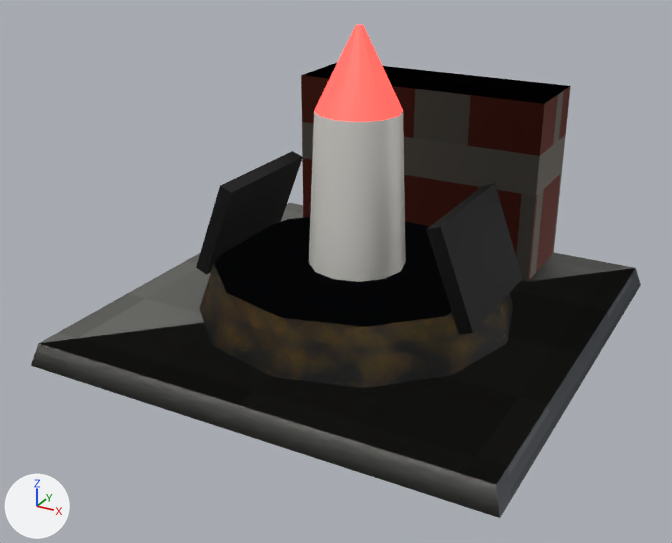
The glTF model rust-ra2/assets/models/soviet_nuclear_silo.glb: old version first, new version second.
Rendered twice from a camera (50 mm lens) standing at (4.56, -8.94, 5.06) and looking at (-0.08, -0.5, 0.84). Every picture has the same lights, and +X, +Y and +Z are marked at lower left. The picture after the commit comes second. Where no turn or scale is listed for an object, it has been applied to the vertices. Vertices at exactly the same position are counted once.

In view in the first picture: 'Hull', 'Hull_LOD1'.
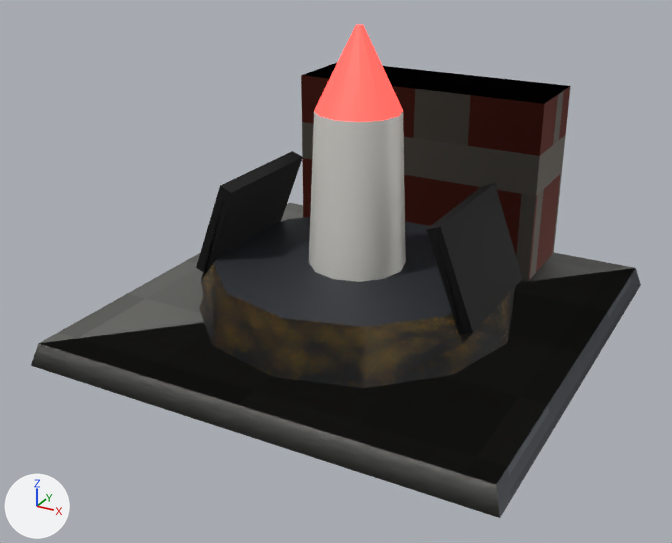
The edits, one by one:
me_hull_lod1_mesh is used by ob_hull_lod1; location (0.0, 0.0, 0.0).
me_hull_lod1_mesh had 63 vertices, 105 faces and spanned x -2.7..2.7, y -2.7..2.7, z 0.0..3.51.
me_hull_lod1_mesh now has 58 vertices, 105 faces and spans x -2.7..2.7, y -2.7..2.7, z 0.0..3.51.
Part 1, on me_hull_lod1_mesh:
10 vertices are removed from x -1.65..1.65, y -1.08..0.78, z 0.26..0.84.
48 faces are deleted.
5 vertices are added at (-1.64, 0.66, 0.57), (-1.64, -0.96, 0.57), (0.0, 0.17, 0.81), (1.64, 0.66, 0.57), (1.64, -0.96, 0.57).
48 new faces join them.

What differs and where, as boxes [x1, y1, x2, y2] in the pictures (672 x 543 px; the box of a moved part takes in the faces that stretch with it):
'Hull_LOD1', reshaped: before [31, 343, 500, 518]; after [31, 193, 515, 518]
part 1 of me_hull_lod1_mesh, moved or reshaped (not visible before): after [201, 193, 515, 388]
